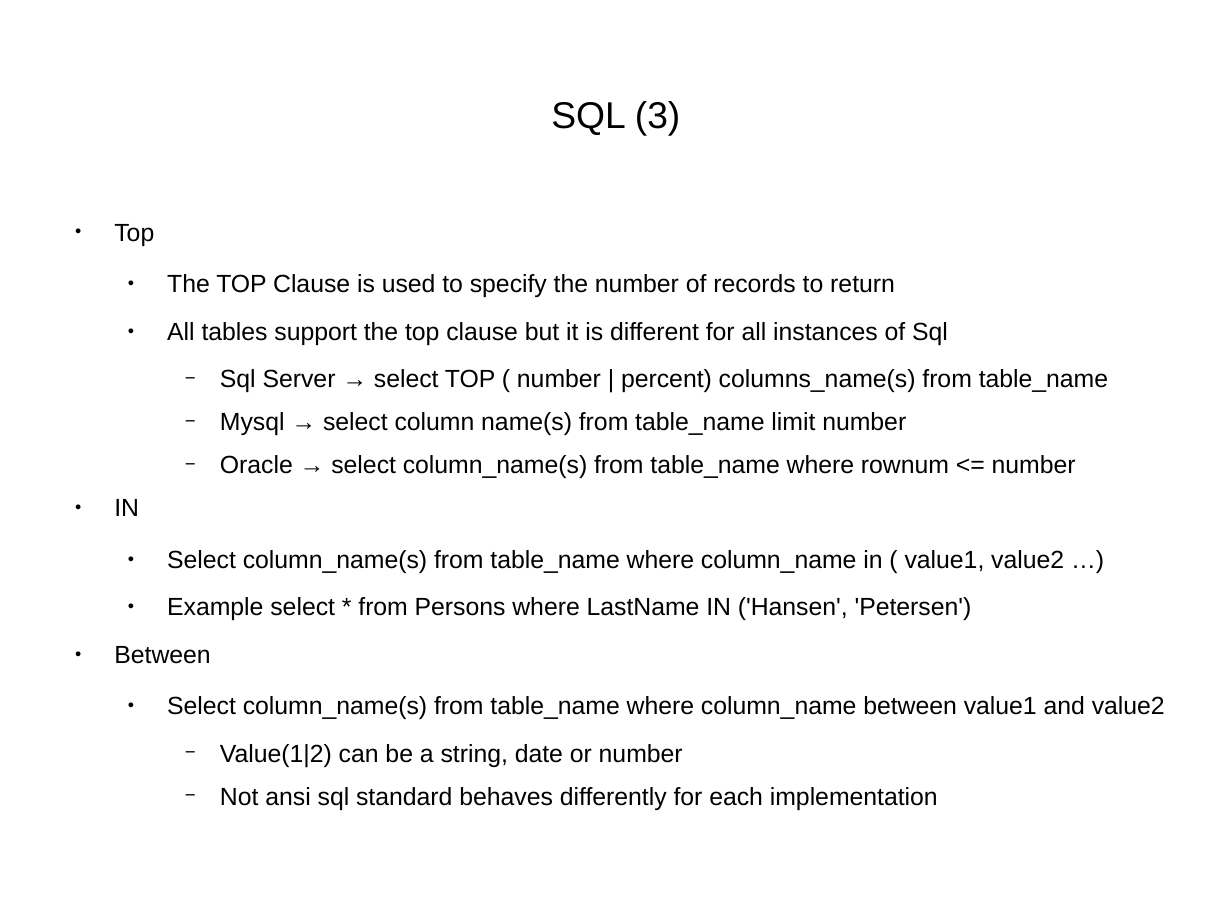
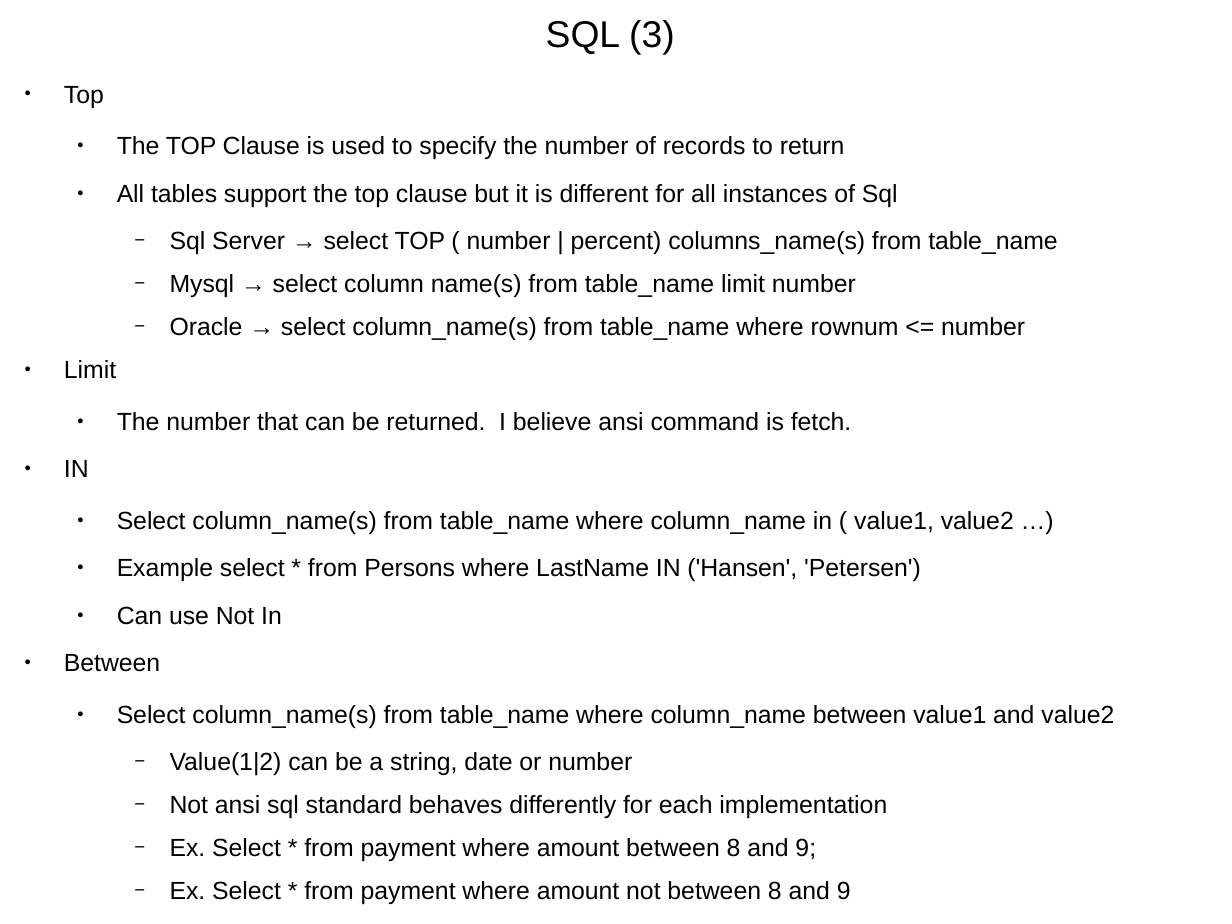
Before and after one commit to CharlesStockman/notesFromCourses, a slide deck: slide 7 of sql/sql.odp (slide 6 before the commit). Drawn at 1232x924 pixels with LibreOffice and Linux fonts; fonts in the diff are those of the drawing. Boxes give left, top, right and bottom in pixels: in the first picture for what was removed or moved away, otherwise in the second. Text is boxed around its words. In the diff, an @@ line names an element or a change of style, - is before the commit and + after.

```diff
--- a/sql/sql.odp
+++ b/sql/sql.odp
@@ title "SQL (3)": place and size @@
-title "SQL (3)" at (551, 101, 681, 136)
+title "SQL (3)" at (546, 20, 675, 55)
@@ text "Top": place and size @@
-text "Top" at (114, 224, 1165, 810)
+text "Top" at (64, 86, 1114, 904)
@@ text at (64, 360, 851, 431): paragraphs added @@
+● Limit
+  ● The number that can be returned. I believe ansi command is fetch.
@@ text at (117, 606, 282, 625): paragraph added @@
+  ● Can use Not In
@@ text at (170, 838, 851, 904): paragraphs added @@
+    − Ex. Select * from payment where amount between 8 and 9;
+    − Ex. Select * from payment where amount not between 8 and 9
```
Also in this commit, not shown: 7 other slides changed, 13 slides added, 5 slides removed, 19 other files.
